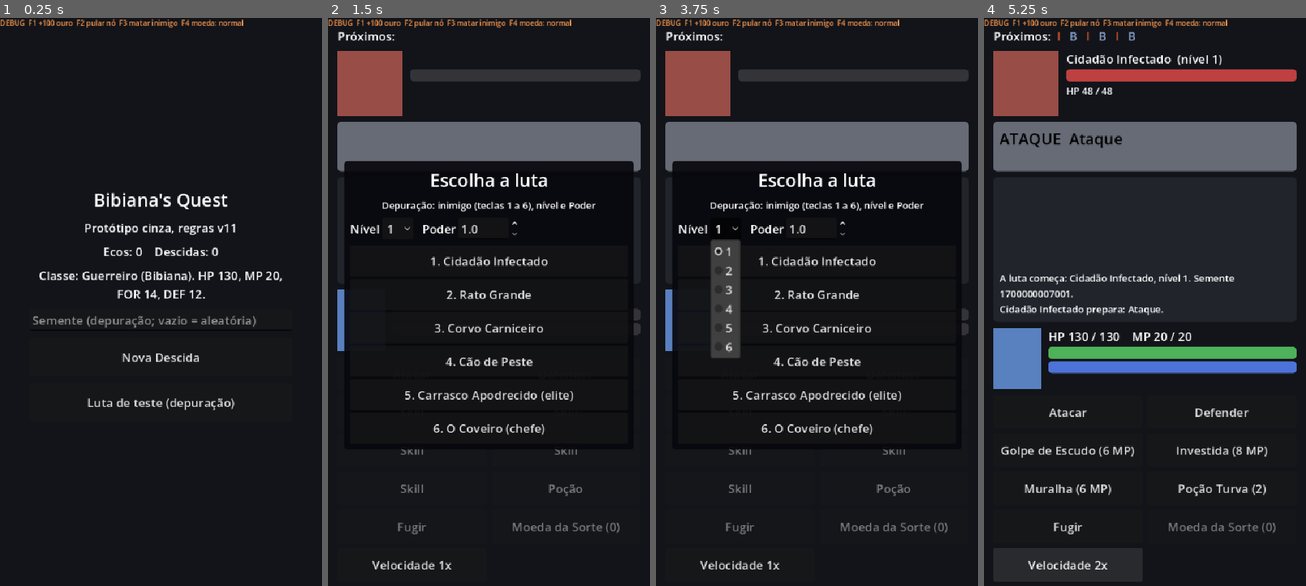
Above: before the commit, frames 1-4 (left to right).
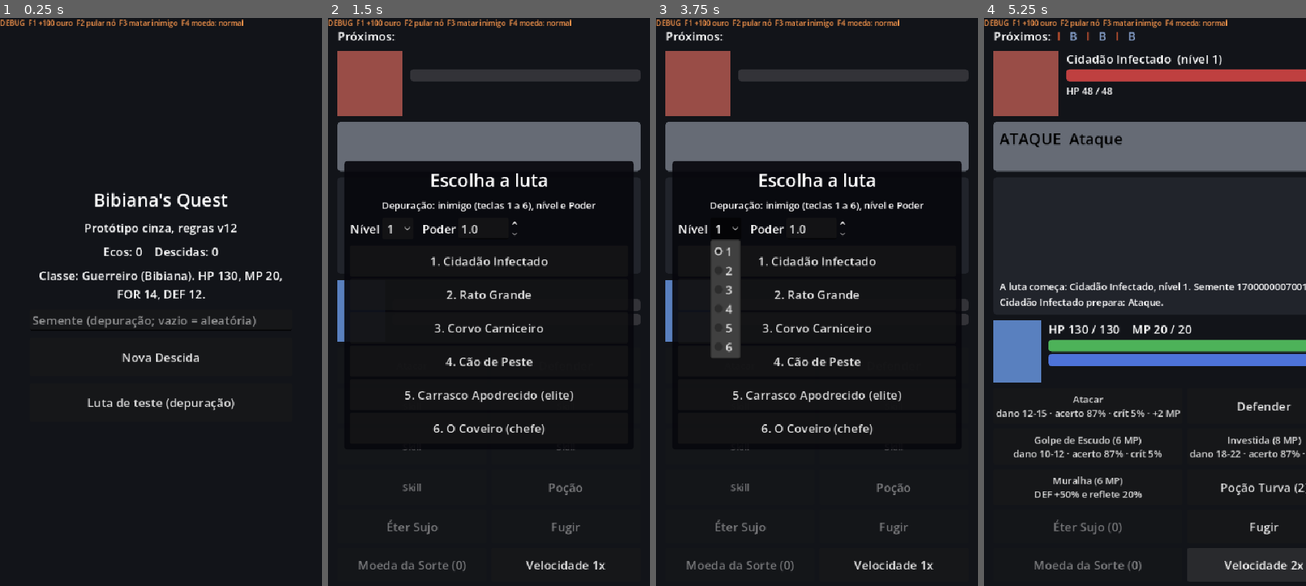
Above: after the commit, the same moments.

Repository: ohidalgojr/bibianas-quest
Game: Godot game, scene res://game/presentation/main.tscn
Same seed, same stepped clock (60 frames per second), same inputs: the game is played once before the commit and once after it.
Inputs (mouse positions are in pixels of both pictures, inside the frame that each line leads up to):
- Up to frame 1 (0.25 s): no input
- Up to frame 2 (1.5 s): click (489, 319) at 0.52 s; type "12" at 0.6 s; click "Luta de teste (depuração)" at 1.25 s
- Up to frame 3 (3.75 s): click "Velocidade 1x" at 2 s; click "Velocidade 2x" at 2.75 s; click "1" at 3.5 s
- Up to frame 4 (5.25 s): click "1. Cidadão Infectado" at 4.25 s; click "Velocidade 1x" at 5 s

The runs differ from the first frame. In frame 1, less than 0.1% of the frame differs, in the area x 71-74%, y 36-38%; in frame 2, 1.3%; in frame 3, 1.3%; in frame 4, 11%, in the area x 2-100%, y 8-98%.

Commit message:
TASK-024: combate legivel, previsao de dano, MP e critico manipulavel (ADR-0029)
Co-Authored-By: Claude Sonnet 5.5 <noreply@anthropic.com>

Diff:
--- a/game/core/combat/combat.gd
+++ b/game/core/combat/combat.gd
@@ -91,6 +91,7 @@
 		Action.ATTACK:
 			_emit(CombatEvent.Type.ACTION, Combatant.PLAYER, "attack")
 			_strike(player, enemy, 1.0, CombatFormulas.Element.PHYSICAL, 1.0, "attack")
+			_restore(player, 0, roundi(player.stats.max_mp * CombatFormulas.ATTACK_MP_RETURN))
 		Action.SKILL:
 			_use_skill(skill)
 		Action.DEFEND:
@@ -119,6 +120,24 @@
 		enemy.hp = 0
 		_check_end()
 	return _since(first)
+
+
+## Previsão de um golpe do jogador no inimigo (ADR-0029), sem sortear nada: dano mínimo e
+## máximo sem crítico, dano máximo com crítico, chance de acerto e chance de crítico (%).
+func preview_player_strike(power: float) -> Dictionary:
+	var attack: float = player.effective_strength()
+	var guard: float = enemy.effective_defense()
+	var element: float = enemy.element_multiplier(CombatFormulas.Element.PHYSICAL)
+	var low: int = CombatFormulas.final_damage(CombatFormulas.raw_damage(attack, power, guard, CombatFormulas.VARIANCE_LOW, 1.0, element, 1.0))
+	var high: int = CombatFormulas.final_damage(CombatFormulas.raw_damage(attack, power, guard, CombatFormulas.VARIANCE_HIGH, 1.0, element, 1.0))
+	var crit_high: int = CombatFormulas.final_damage(CombatFormulas.raw_damage(attack, power, guard, CombatFormulas.VARIANCE_HIGH, CombatFormulas.CRIT_MULTIPLIER, element, 1.0))
+	return {
+		"min": low,
+		"max": high,
+		"crit_max": crit_high,
+		"hit": CombatFormulas.hit_chance(player.stats.precision_bonus(), enemy.stats.evasion),
+		"crit": clampi(player.stats.crit, 0, 100),
+	}
 
 
 ## Moedas da Sorte que ainda podem ser usadas nesta luta (ADR-0026).
--- a/game/core/combat/combat_formulas.gd
+++ b/game/core/combat/combat_formulas.gd
@@ -20,6 +20,8 @@
 const VETERAN_DEFEND_REDUCTION: float = 0.65
 ## Defender devolve 10% do MP máximo (GDD §6).
 const DEFEND_MP_RETURN: float = 0.10
+## Atacar devolve 10% do MP máximo, arredondado (ADR-0029).
+const ATTACK_MP_RETURN: float = 0.10
 ## Nunca há morte imediata com a vida acima de 60% (GDD §7).
 const LETHAL_GUARD_PERCENT: int = 60
 ## Multiplicador de dano em caso de falha (Coroa) por golpe de moeda (GDD §7).
--- a/game/core/core_version.gd
+++ b/game/core/core_version.gd
@@ -9,6 +9,6 @@
 ##
 ## Histórico: 0, nenhuma regra; 1, gerador de mapa (TASK-003, ADR-0007); 2, combate e moeda
 ## (TASK-004, ADR-0008); 3, Descida e peso de evento 0 no protótipo (TASK-007, ADR-0011); 4,
-## vencibilidade do mapa e Coveiro calibrado (TASK-008, ADR- …(449 unchanged characters)…  (TASK-022, ADR-0027); 11, fogueira com lenha (TASK-023, ADR-0028).
+## vencibilidade do mapa e Coveiro calibrado (TASK-008, ADR- …(449 unchanged characters)…  (TASK-022, ADR-0027); 11, fogueira com Galhos Secos (TASK-023, ADR-0028); 12, atacar devolve MP, Éter em combate, crítico manipulável (TASK-024, ADR-0029).
 
-const RULES_VERSION: int = 11
+const RULES_VERSION: int = 12
--- a/game/core/data/data_validator.gd
+++ b/game/core/data/data_validator.gd
@@ -16,7 +16,7 @@
 const ITEM_SLOTS: PackedStringArray = ["consumable", "weapon", "offhand", "armor", "head", "relic"]
 const RARITIES: PackedStringArray = ["worn", "common", "uncommon", "rare", "cursed", "soul", "rival"]
 const SKILL_EFFECTS: PackedStringArray = ["shield_bash", "charge", "bulwark", "power_strike", "war_cry", "mend"]
-const CAMPFIRE_EFFECTS: PackedStringArray = ["damage_up", "defense_up"]
+const CAMPFIRE_EFFECTS: PackedStringArray = ["damage_up", "defense_up", "crit_up"]
 const PASSIVES: PackedStringArray = ["veteran"]
 
 ## GDD §6: cada inimigo tem de 3 a 5 movimentos no ciclo.
--- a/game/core/run/run_state.gd
+++ b/game/core/run/run_state.gd
@@ -136,6 +136,8 @@
 				stats.mind = roundi(stats.mind * factor)
 			"defense_up":
 				stats.defense = roundi(stats.defense * factor)
+			"crit_up":
+				stats.crit += int(skill["percent"])
 	stats.max_hp = maxi(stats.max_hp, 1)
 	stats.speed = maxi(stats.speed, 1)
 	return stats
@@ -557,7 +559,7 @@
 			continue
 		var is_consumable: bool = str(item["slot"]) == "consumable"
 		if consumable:
-			if is_consumable and int(item.get("heal_hp_percent", 0)) > 0:
+			if is_consumable and (int(item.get("heal_hp_percent", 0)) > 0 or int(item.get("heal_mp_percent", 0)) > 0):
 				pool.append(str(item_id))
 		elif not is_consumable and str(item["rarity"]) == rarity:
 			pool.append(str(item_id))
--- a/game/data/classes.json
+++ b/game/data/classes.json
@@ -7,7 +7,7 @@
 			"stats": {"hp": 130, "mp": 20, "strength": 14, "mind": 5, "defense": 12, "resistance": 6, "speed": 7, "precision": 90, "evasion": 3, "crit": 5, "luck": 0},
 			"passive": "veteran",
 			"skills": ["shield_bash", "charge", "bulwark"],
-			"campfire_skills": ["sharpen_blade", "reinforce_shield"],
+			"campfire_skills": ["sharpen_blade", "reinforce_shield", "sharpen_edge"],
 			"starting_weapon": "sword_and_shield",
 			"starting_armor": "old_chainmail"
 		}
--- a/game/data/enemies.json
+++ b/game/data/enemies.json
@@ -58,7 +58,7 @@
 		},
 		{
 			"id": "gravedigger", "name": "O Coveiro", "type": "boss", "base_level": 6,
-			"stats": {"hp": 205, "strength": 16, "defense": 10, "resistance": 8, "speed": 6, "evasion": 3},
+			"stats": {"hp": 195, "strength": 16, "defense": 10, "resistance": 8, "speed": 6, "evasion": 3},
 			"element_mults": {"holy": 1.5, "shadow": 0.5}, "tags": ["undead"],
 			"phases": [
 				{"below_hp_percent": 100, "moves": [
--- a/game/data/items.json
+++ b/game/data/items.json
@@ -17,6 +17,7 @@
 		{"id": "warden_plate", "name": "Placa do Carcereiro", "slot": "armor", "rarity": "rare", "price": 380, "stats": {"defense": 10, "resistance": 4, "speed": -2}},
 		{"id": "worn_charm", "name": "Amuleto Gasto", "slot": "relic", "rarity": "common", "price": 90, "stats": {"luck": 4}},
 		{"id": "iron_ring", "name": "Anel de Ferro", "slot": "relic", "rarity": "uncommon", "price": 150, "stats": {"defense": 3, "resistance": 3}},
+		{"id": "sharp_claw", "name": "Garra Afiada", "slot": "relic", "rarity": "uncommon", "price": 140, "stats": {"crit": 8}},
 		{"id": "grave_bell", "name": "Sino do Coveiro", "slot": "relic", "rarity": "rare", "price": 350, "stats": {"luck": 8, "hp": 15}}
 	]
 }
--- a/game/data/skills.json
+++ b/game/data/skills.json
@@ -10,6 +10,7 @@
 	],
 	"campfire": [
 		{"id": "sharpen_blade", "class": "warrior", "name": "Afiar Lâmina", "effect": "damage_up", "percent": 15, "combats": 3},
-		{"id": "reinforce_shield", "class": "warrior", "name": "Reforçar Escudo", "effect": "defense_up", "percent": 15, "combats": 3}
+		{"id": "reinforce_shield", "class": "warrior", "name": "Reforçar Escudo", "effect": "defense_up", "percent": 15, "combats": 3},
+		{"id": "sharpen_edge", "class": "warrior", "name": "Afiar o Fio", "effect": "crit_up", "percent": 10, "combats": 3}
 	]
 }
--- a/game/presentation/combat/combat_screen.gd
+++ b/game/presentation/combat/combat_screen.gd
@@ -153,6 +153,8 @@
 			events = session.defend()
 		"potion":
 			events = session.use_potion()
+		"ether":
+			events = session.use_ether()
 		"flee":
 			events = session.flee()
 		"skill_0", "skill_1", "skill_2", "skill_3", "skill_4":
@@ -206,7 +208,7 @@
 				_enemy_hp = event.extra
 			else:
 				_player_hp = event.extra
-			_pop_text("-%d%s" % [event.value, "!" if event.flag else ""], COLOR_COIN if event.flag else COLOR_DANGER, on_enemy)
+			_pop_text("-%d%s" % [event.value, " CRÍTICO!" if event.flag else ""], COLOR_COIN if event.flag else COLOR_DANGER, on_enemy, 44 if event.flag else 30)
 			if on_enemy and event.extra <= 0:
 				_play_defeat()
 		CombatEvent.Type.MISS:
@@ -227,13 +229,13 @@
 
 
 ## Número que sobe do alvo e some (ADR-0021). Sem tempo (testes), não desenha.
-func _pop_text(text: String, color: Color, on_enemy: bool) -> void:
+func _pop_text(text: String, color: Color, on_enemy: bool, size: int = 30) -> void:
 	if time_scale <= 0.0 or not is_inside_tree():
 		return
 	var target: Control = _enemy_shape if on_enemy else _player_shape
 	var label: Label = Label.new()
 	label.text = text
-	label.add_theme_font_size_override("font_size", 30)
+	label.add_theme_font_size_override("font_size", size)
 	label.add_theme_color_override("font_color", color)
 	label.add_theme_color_override("font_outline_color", Color.BLACK)
 	label.add_theme_constant_override("outline_size", 6)
@@ -345,14 +347,24 @@
 func _refresh_buttons() -> void:
 	var can_go: bool = session != null and not _busy and session.can_act()
 	(_buttons["attack"] as Button).disabled = not can_go
+	if session != null:
+		(_buttons["attack"] as Button).text = "Atacar\n" + session.attack_hint()
 	(_buttons["defend"] as Button).disabled = not can_go
 	for index: int in RunRules.MAX_SKILLS:
 		var skill_ready: bool = can_go and session.can_use_skill(index)
-		(_buttons["skill_%d" % index] as Button).disabled = not skill_ready
+		var skill_button: Button = _buttons["skill_%d" % index]
+		skill_button.disabled = not skill_ready
+		if session != null and index < session.skills.size():
+			skill_button.text = "%s\n%s" % [session.skill_label(index), session.skill_hint(index)]
+			skill_button.tooltip_text = session.skill_tip(index)
 	var potion: Button = _buttons["potion"]
 	potion.disabled = not (can_go and session.can_use_potion())
 	if session != null:
 		potion.text = session.potion_label()
+	var ether: Button = _buttons["ether"]
+	ether.disabled = not (can_go and session != null and session.can_use_ether())
+	if session != null:
+		ether.text = session.ether_label()
 	var flee: Button = _buttons["flee"]
 	flee.disabled = not (can_go and session.can_flee())
 	flee.tooltip_text = "Moeda: acertar o lado foge"
@@ -519,11 +531,14 @@
 	grid.add_theme_constant_override("v_separation", 8)
 	column.add_child(grid)
 	for entry: Array in [["attack", "Atacar"], ["defend", "Defender"], ["skill_0", "Skill"], ["skill_1", "Skill"],
-			["skill_2", "Skill"], ["skill_3", "Skill"], ["skill_4", "Skill"], ["potion", "Poção"], ["flee", "Fugir"], ["luck", "Moeda da Sorte (0)"],
+			["skill_2", "Skill"], ["skill_3", "Skill"], ["skill_4", "Skill"], ["potion", "Poção"], ["ether", "Éter Sujo"], ["flee", "Fugir"], ["luck", "Moeda da Sorte (0)"],
 			["speed", "Velocidade 1x"]]:
 		var button: Button = Button.new()
 		button.text = str(entry[1])
 		button.custom_minimum_size = Vector2(0, 56)
+		if str(entry[0]) == "attack" or str(entry[0]).begins_with("skill_"):
+			button.add_theme_font_size_override("font_size", 16)
+			button.custom_minimum_size = Vector2(0, 60)
 		button.size_flags_horizontal = Control.SIZE_EXPAND_FILL
 		var action: String = str(entry[0])
 		if action == "speed":
--- a/game/presentation/combat/combat_session.gd
+++ b/game/presentation/combat/combat_session.gd
@@ -7,6 +7,7 @@
 ## Poções Turvas por luta no protótipo (ADR-0010); o inventário real é da TASK-007.
 const POTIONS_PER_FIGHT: int = 2
 const POTION_ID: String = "murky_potion"
+const ETHER_ID: String = "dirty_ether"
 const CLASS_ID: String = "warrior"
 
 var data: GameData
@@ -18,6 +19,7 @@
 var potions_left: int = POTIONS_PER_FIGHT
 var skills: Array[CombatSkill] = []
 var potion: CombatItem
+var ether: CombatItem
 ## Descida dona da luta, quando a luta vem do mapa (ADR-0013). Sem ela, a luta é de
 ## teste e tem [constant POTIONS_PER_FIGHT] poções.
 var run: RunState
@@ -39,6 +41,7 @@
 	run_seed = fight_seed
 	skills = data.class_skills(CLASS_ID)
 	potion = data.combat_item(POTION_ID)
+	ether = data.combat_item(ETHER_ID)
 	if enemy_id.is_empty():
 		return
 	var enemy: Combatant = data.make_enemy(enemy_id, level)
@@ -116,6 +119,62 @@
 
 func potions_count() -> int:
 	return run.available_in_fight(POTION_ID) if run != null else potions_left
+
+
+func use_ether() -> Array[CombatEvent]:
+	if not can_use_ether():
+		return []
+	return combat.act(Combat.Action.ITEM, null, ether)
+
+
+func can_use_ether() -> bool:
+	return ethers_count() > 0 and combat.can_act(Combat.Action.ITEM, null, ether)
+
+
+func ethers_count() -> int:
+	return run.available_in_fight(ETHER_ID) if run != null else 0
+
+
+func ether_label() -> String:
+	return "%s (%d)" % [str(data.items[ETHER_ID]["name"]), ethers_count()]
+
+
+## Previsão do ataque básico: "dano 12-16 · acerto 90% · crít 5% · +2 MP" (ADR-0029).
+func attack_hint() -> String:
+	return "%s · +%d MP" % [_damage_hint(combat.preview_player_strike(1.0)),
+		roundi(combat.player.stats.max_mp * CombatFormulas.ATTACK_MP_RETURN)]
+
+
+## Previsão de uma skill: faixa de dano para as de dano; para as outras, o efeito.
+func skill_hint(index: int) -> String:
+	var skill: CombatSkill = skills[index]
+	match skill.effect:
+		CombatSkill.Effect.SHIELD_BASH, CombatSkill.Effect.CHARGE, CombatSkill.Effect.POWER_STRIKE:
+			var power: float = skill.power
+			return _damage_hint(combat.preview_player_strike(power))
+		CombatSkill.Effect.BULWARK:
+			return "DEF +%d%% e reflete %d%%" % [roundi(CombatEffect.BULWARK_DEFENSE * 100.0), roundi(CombatEffect.BULWARK_REFLECT * 100.0)]
+		CombatSkill.Effect.WAR_CRY:
+			return "FOR e MEN +%d%% por %d turnos" % [roundi(CombatEffect.EMPOWER_ATTACK * 100.0), CombatEffect.EMPOWER_TURNS]
+		CombatSkill.Effect.MEND:
+			return "cura %d de HP" % roundi(combat.player.stats.max_hp * CombatEffect.MEND_PERCENT / 100.0)
+	return ""
+
+
+## Descrição completa da skill, para a dica do botão.
+func skill_tip(index: int) -> String:
+	var skill: CombatSkill = skills[index]
+	var extra: String = ""
+	match skill.effect:
+		CombatSkill.Effect.SHIELD_BASH:
+			extra = " Moeda: acertar o lado atordoa o inimigo por 1 turno (em chefe, Lentidão)."
+		CombatSkill.Effect.CHARGE:
+			extra = " Deixa a guarda aberta: DEF -20% por 1 turno."
+	return "%s (%d MP): %s.%s" % [skill.display_name, skill.cost, skill_hint(index), extra]
+
+
+func _damage_hint(preview: Dictionary) -> String:
+	return "dano %d-%d · acerto %d%% · crít %d%%" % [int(preview["min"]), int(preview["max"]), int(preview["hit"]), int(preview["crit"])]
 
 
 func can_flee() -> bool:
--- a/game/presentation/run/run_panels.gd
+++ b/game/presentation/run/run_panels.gd
@@ -265,6 +265,8 @@
 
 
 static func campfire_skill_text(skill: Dictionary) -> String:
+	if str(skill["effect"]) == "crit_up":
+		return "CRIT +%d pontos por %d lutas" % [int(skill["percent"]), int(skill["combats"])]
 	var what: String = "FOR e MEN" if str(skill["effect"]) == "damage_up" else "DEF"
 	return "%s +%d%% por %d lutas" % [what, int(skill["percent"]), int(skill["combats"])]
 
--- /dev/null
+++ b/tests/unit/test_combat_legible.gd
@@ -0,0 +1,110 @@
+extends GutTest
+## TASK-024 (ADR-0029): previsão de dano e acerto, descrição das skills, atacar devolve MP,
+## Éter Sujo em combate e crítico manipulável por item e skill de fogueira.
+
+var _data: GameData
+
+
+func before_all() -> void:
+	_data = DataLoader.load_all()
+
+
+func _session(enemy_id: String = "giant_rat", level: int = 1, fight_seed: int = 1) -> CombatSession:
+	var session: CombatSession = CombatSession.new(_data, enemy_id, level, 1.0, fight_seed)
+	session.start()
+	return session
+
+
+## A previsão vale para os golpes de verdade: sem crítico, todo dano real fica entre mínimo e
+## máximo; com crítico, até o máximo crítico.
+func test_preview_bounds_every_real_strike() -> void:
+	for fight_seed: int in 40:
+		var session: CombatSession = _session("plague_hound", 2, fight_seed)
+		var preview: Dictionary = session.combat.preview_player_strike(1.0)
+		var hp_before: int = session.combat.enemy.hp
+		session.attack()
+		for event: CombatEvent in session.combat.history:
+			if event.type == CombatEvent.Type.DAMAGE and event.side == Combatant.ENEMY and event.label == "attack":
+				var limit: int = int(preview["crit_max"]) if event.flag else int(preview["max"])
+				assert_between(event.value, 1, limit, "semente %d" % fight_seed)
+				if not event.flag:
+					assert_gte(event.value, int(preview["min"]), "semente %d" % fight_seed)
+		assert_lte(session.combat.enemy.hp, hp_before)
+		break
+
+
+func test_preview_reports_hit_and_crit_chances() -> void:
+	var session: CombatSession = _session()
+	var preview: Dictionary = session.combat.preview_player_strike(1.0)
+	assert_eq(preview["hit"], CombatFormulas.hit_chance(session.combat.player.stats.precision_bonus(), session.combat.enemy.stats.evasion))
+	assert_eq(preview["crit"], session.combat.player.stats.crit)
+	assert_gt(int(preview["crit_max"]), int(preview["max"]))
+	assert_lte(int(preview["min"]), int(preview["max"]))
+
+
+func test_buttons_show_preview_and_every_skill_has_a_description() -> void:
+	var session: CombatSession = _session()
+	assert_string_contains(session.attack_hint(), "dano ")
+	assert_string_contains(session.attack_hint(), "acerto ")
+	assert_string_contains(session.attack_hint(), "crít 5%")
+	assert_string_contains(session.attack_hint(), "+2 MP")
+	for index: int in session.skills.size():
+		assert_ne(session.skill_hint(index), "", "skill %d tem texto" % index)
+		assert_string_contains(session.skill_tip(index), session.skills[index].display_name)
+	assert_string_contains(session.skill_tip(0), "atordoa")
+	assert_string_contains(session.skill_hint(2), "DEF +50%")
+
+
+func test_attack_returns_ten_percent_of_max_mp() -> void:
+	var session: CombatSession = _session()
+	session.combat.player.mp = 4
+	var before: int = session.combat.player.mp
+	session.attack()
+	assert_between(session.combat.player.mp, before, before + 2, "atacar devolve até 2 de MP (10% de 20)")
+	var gained: int = 0
+	for event: CombatEvent in session.combat.history:
+		if event.type == CombatEvent.Type.HEAL and event.side == Combatant.PLAYER and event.extra > 0:
+			gained += event.extra
+	assert_gte(gained, 2)
+
+
+func test_ether_is_usable_in_a_run_fight_and_consumed() -> void:
+	var run: RunState = RunState.new(_data, 5)
+	run.consumables["dirty_ether"] = 2
+	var option: MapNode = run.options()[0]
+	option.kind = MapNode.Kind.BATTLE
+	option.enemy_id = "giant_rat"
+	option.level = 1
+	run.choose_node(option.id)
+	var session: CombatSession = CombatSession.for_run(run)
+	session.combat.player.mp = 2
+	assert_true(session.can_use_ether())
+	session.use_ether()
+	assert_eq(session.combat.player.mp, 12, "50% de 20 de MP")
+	assert_eq(session.ethers_count(), 1)
+	var guard: int = 0
+	while run.combat.outcome == Combat.Outcome.ONGOING and guard < 200:
+		guard += 1
+		run.combat.act(Combat.Action.ATTACK)
+	if run.combat.outcome == Combat.Outcome.VICTORY:
+		run.finish_fight()
+		assert_between(run.consumable_count("dirty_ether"), 1, 2, "usou um; um drop pode ter vindo")
+
+
+func test_crit_comes_from_items_and_campfire_skill() -> void:
+	var run: RunState = RunState.new(_data, 5)
+	var base: int = run.player_stats().crit
+	assert_eq(base, 5)
+	run.equipment["relic"] = "sharp_claw"
+	assert_eq(run.player_stats().crit, base + 8, "Garra Afiada")
+	run.buffs["sharpen_edge"] = 3
+	assert_eq(run.player_stats().crit, base + 8 + 10, "Afiar o Fio")
+	var panels: RunPanels = RunPanels.new(run)
+	run.phase = RunState.Phase.CAMPFIRE
+	run.embers = RunRules.EMBERS
+	var skills: Array = panels.campfire_view()["skills"]
+	assert_eq(skills.size(), 3)
+	assert_eq(skills[2]["description"], "CRIT +10 pontos por 3 lutas")
+	var session: CombatSession = _session()
+	session.combat.player.stats.crit = 23
+	assert_string_contains(session.attack_hint(), "crít 23%")
--- a/tests/unit/test_run_panels.gd
+++ b/tests/unit/test_run_panels.gd
@@ -90,7 +90,7 @@
 	var panels: RunPanels = RunPanels.new(run)
 	var view: Dictionary = panels.campfire_view()
 	assert_true(bool(view["can_rest"]))
-	assert_eq((view["skills"] as Array).size(), 2)
+	assert_eq((view["skills"] as Array).size(), 3)
 	assert_eq(view["skills"][0]["description"], "FOR e MEN +15% por 3 lutas")
 	assert_true(panels.rest())
 	assert_gt(run.hp, 10)
--- a/tests/unit/test_run_state.gd
+++ b/tests/unit/test_run_state.gd
@@ -246,6 +246,7 @@
 	run.gold = 500
 	run._open_shop()
 	run.consumables["firewood"] = 0
+	run.shop_offer = ["murky_potion"] as Array[String]
 	run.consumables["murky_potion"] = 8
 	assert_false(run.can_buy("murky_potion"))
 	run.consumables["murky_potion"] = 7
Not shown, added: tests/unit/test_combat_legible.gd.uid
Not shown, changed: docs/GDD.md
Not shown, changed: docs/HANDOFF.md
Not shown, added: docs/adr/ADR-0029-combate-legivel.md
Not shown, added: docs/tasks/TASK-024-combate-legivel.md
